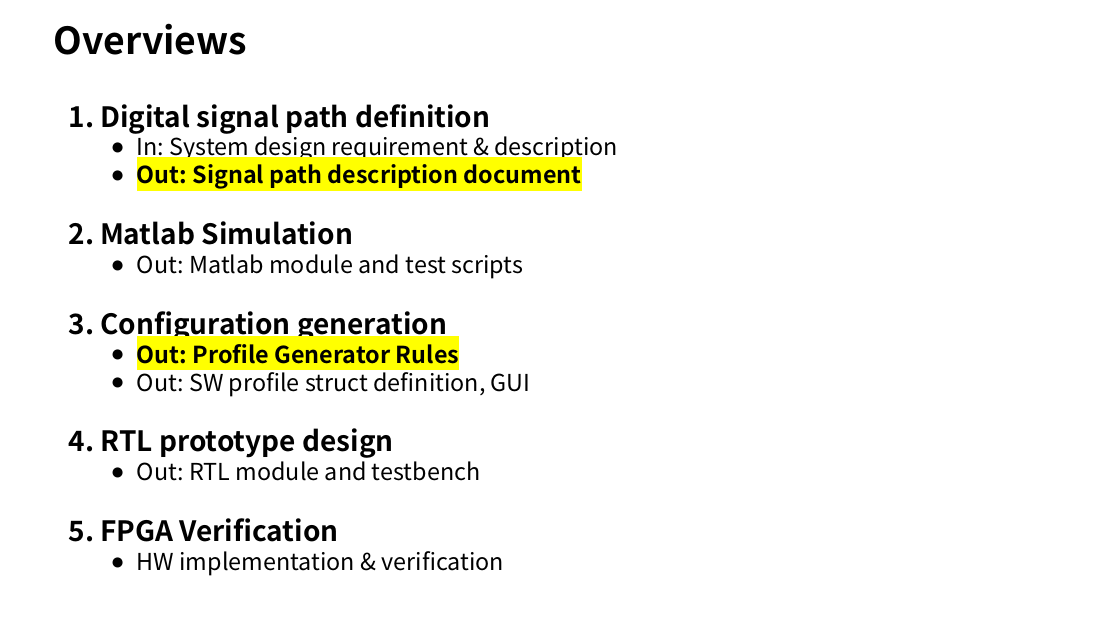
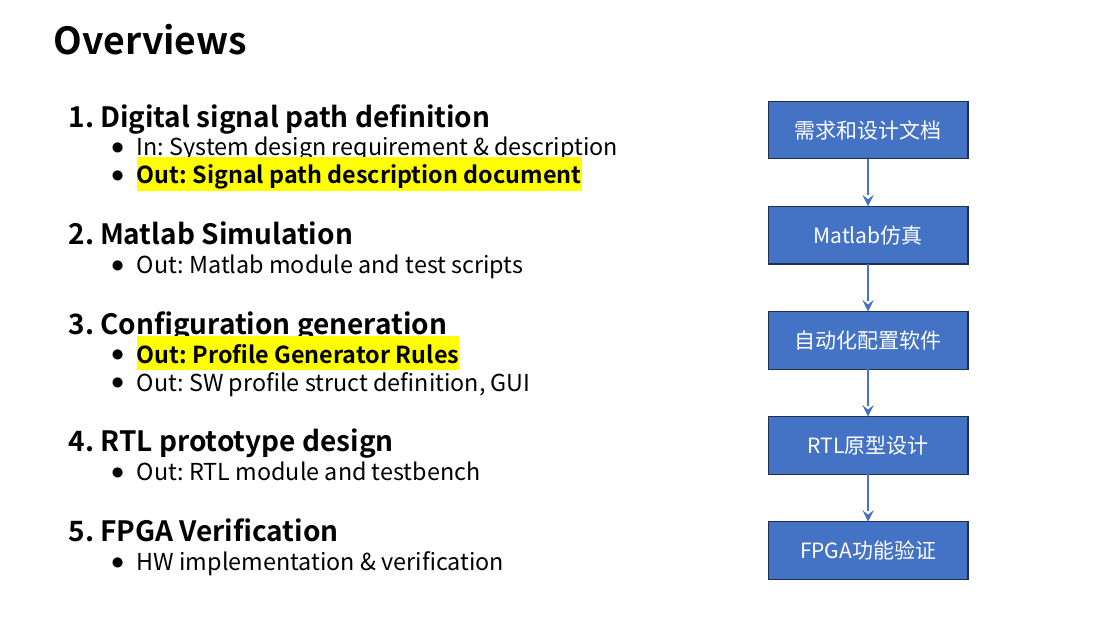
Before and after one commit to iamtonyxu/dpath, a slide deck: slide 1 of digital_signal_path.pptx. Drawn at 1120x630 pixels with LibreOffice and Linux fonts; fonts in the diff are those of the drawing. Boxes give left, top, right and bottom in pixels: in the first picture for what was removed or moved away, otherwise in the second. Text is boxed around its words. In the diff, an @@ line names an element or a change of style, - is before the commit and + after.

```diff
--- a/digital_signal_path.pptx
+++ b/digital_signal_path.pptx
@@ rectangle added at [768, 101, 968, 159], fill #4472C4, outline #1E3256 1 pt, 18 pt, text #FFFFFF @@
+需求和设计文档
@@ arrow added from (868, 159) to (868, 207), #4472C4 1 pt @@
@@ rectangle added at [768, 207, 968, 265], fill #4472C4, outline #1E3256 1 pt, 18 pt, text #FFFFFF @@
+Matlab仿真
@@ arrow added from (868, 264) to (868, 312), #4472C4 1 pt @@
@@ rectangle added at [768, 312, 968, 370], fill #4472C4, outline #1E3256 1 pt, 18 pt, text #FFFFFF @@
+自动化配置软件
@@ arrow added from (868, 369) to (868, 417), #4472C4 1 pt @@
@@ rectangle added at [768, 417, 968, 475], fill #4472C4, outline #1E3256 1 pt, 18 pt, text #FFFFFF @@
+RTL原型设计
@@ arrow added from (868, 475) to (868, 522), #4472C4 1 pt @@
@@ rectangle added at [768, 522, 968, 580], fill #4472C4, outline #1E3256 1 pt, 18 pt, text #FFFFFF @@
+FPGA功能验证
```
Also in this commit, not shown: 1 other slide changed.
